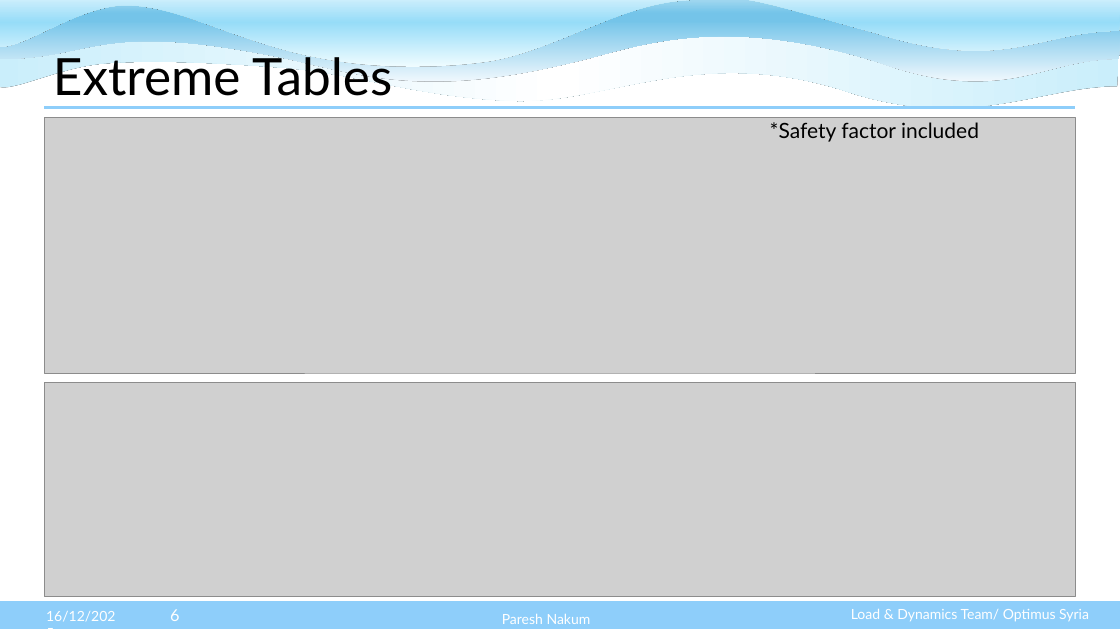
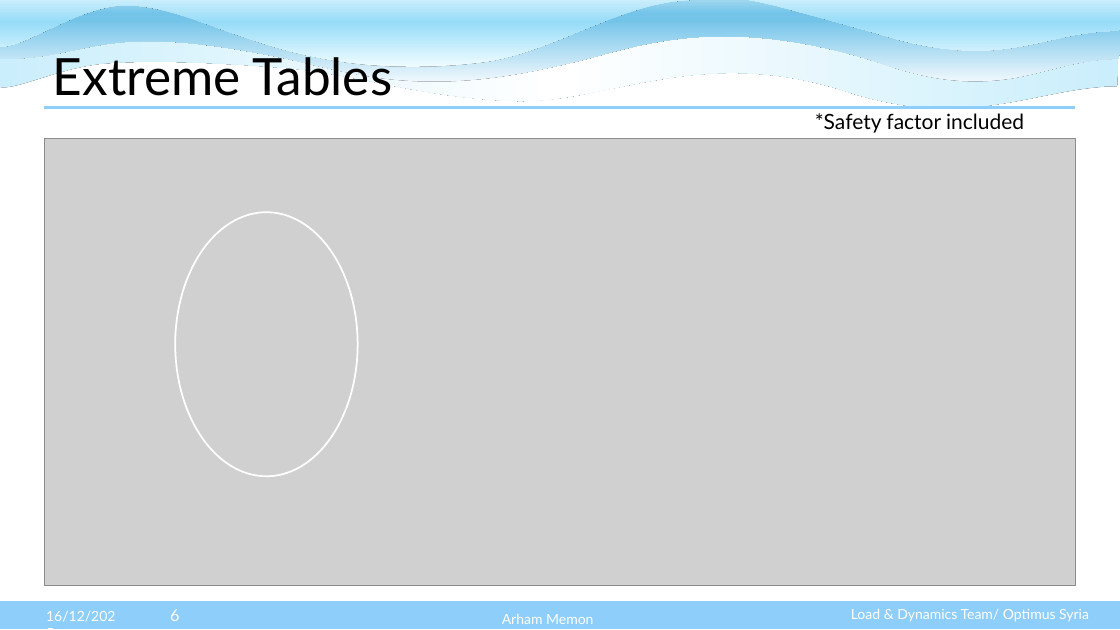
Before and after one commit to Karim-bakhtyar/Optimus-Syria-WEC, a slide deck: slide 6 of 3_Presentations/week 12/Week 12 Loads and Dynamics WEC25.pptx. Drawn at 1120x630 pixels with LibreOffice and Linux fonts; fonts in the diff are those of the drawing; grey boxes stand for pictures. Boxes give left, top, right and bottom in pixels: in the first picture for what was removed or moved away, otherwise in the second. Text is boxed around its words. In the diff, an @@ line names an element or a change of style, - is before the commit and + after.

```diff
--- a/3_Presentations/week 12/Week 12 Loads and Dynamics WEC25.pptx
+++ b/3_Presentations/week 12/Week 12 Loads and Dynamics WEC25.pptx
@@ picture removed at <box>45,117,1075,373</box> @@
@@ text "*Safety factor included": place and size @@
-text "*Safety factor included" at <box>770,122,979,142</box>
+text "*Safety factor included" at <box>815,113,1024,133</box>
@@ picture added at <box>45,139,1075,586</box> @@
@@ ellipse added at <box>176,213,358,476</box>, outline #FFFFFF 1.5 pt @@
@@ picture removed at <box>45,382,1075,597</box> @@
@@ text at <box>502,614,593,624</box>: text changed @@
-Paresh Nakum
+Arham Memon
```
Also in this commit, not shown: 8 other slides changed, 1 slide added.
